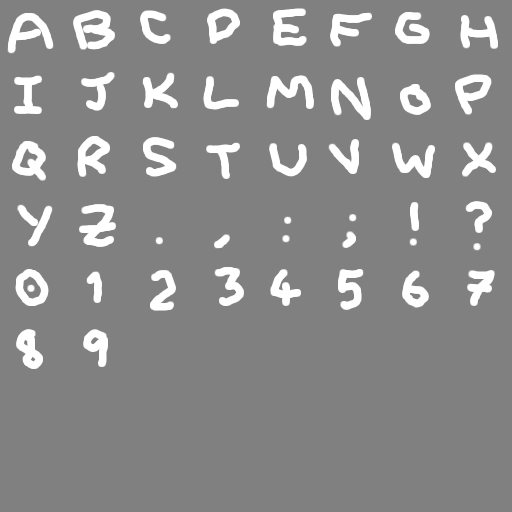
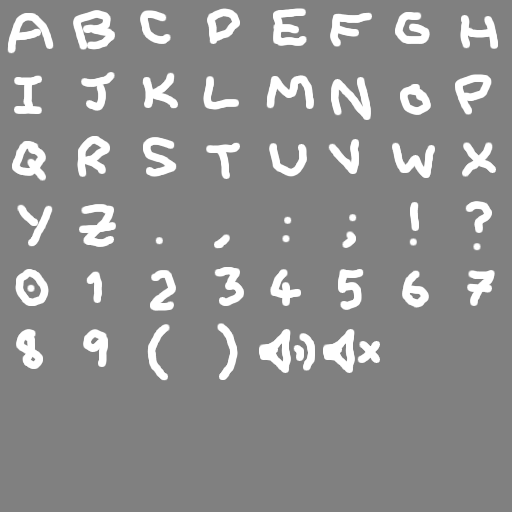
Before/after of a 512×512 layered artwork. What changed in the layer stack:
painted on "Layer #1" over [147, 323, 380, 381]
